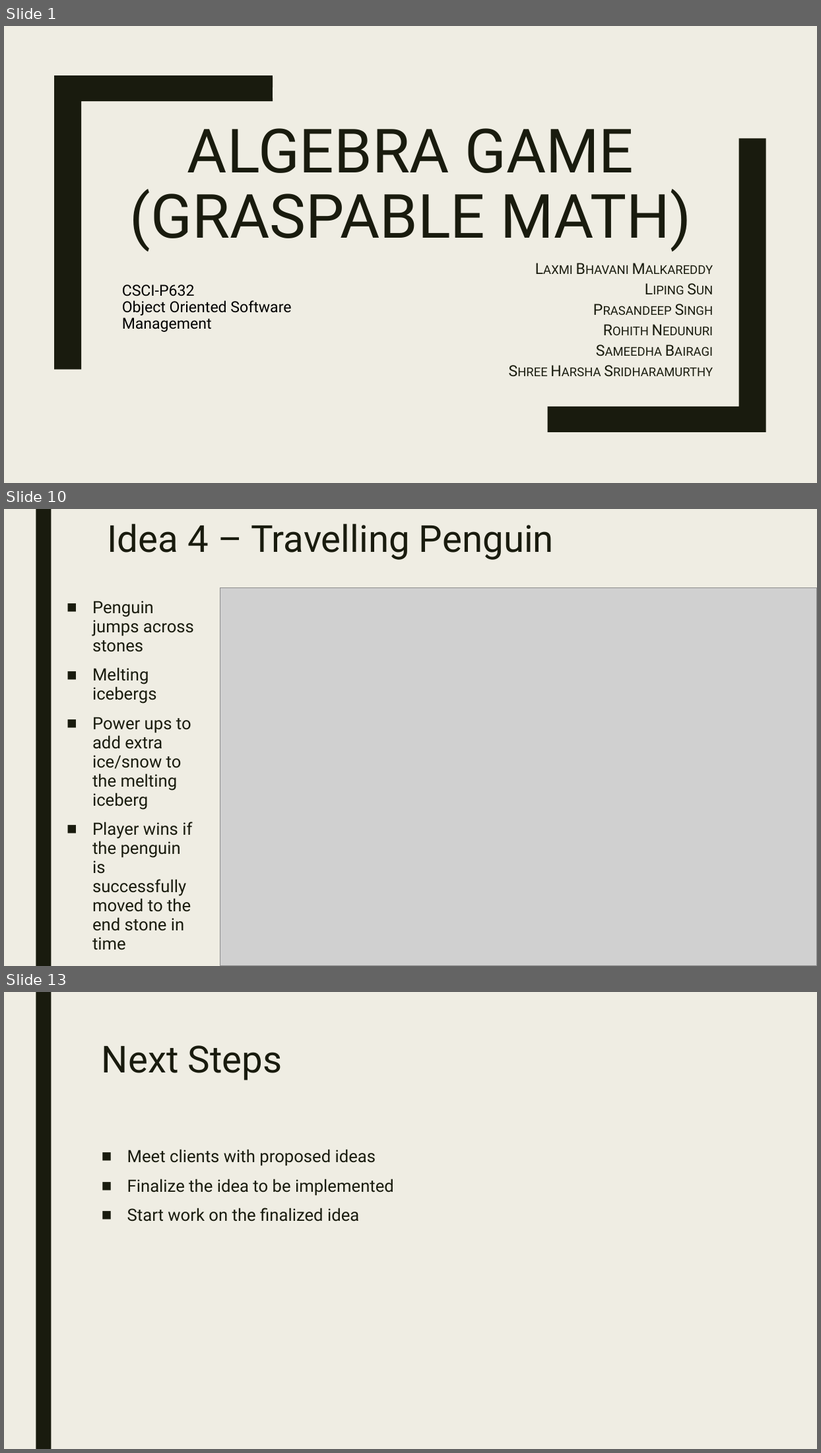
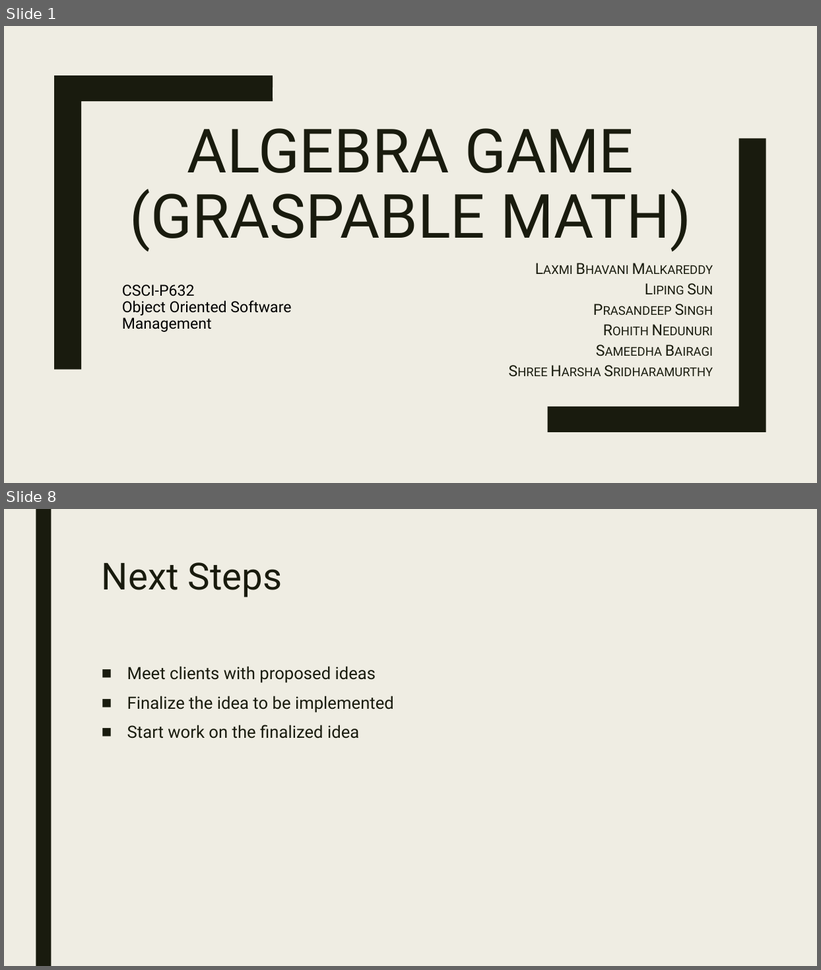
Before and after one commit to eweitnauer/gm-play-iub-2017, a slide deck: demo_1/docs/GM_One.pptx. Shown one above the other, each under a label of ours: slides 1, 10 and 13 before the commit, slides 1 and 8 after it; the slides between them are not shown. The pictures are 821x1453 and 821x970 pixels, drawn with LibreOffice and Linux fonts; fonts in the diff are those of the drawing; grey boxes stand for pictures. Boxes give left, top, right and bottom in pixels: in the first picture for what was removed or moved away, otherwise in the second. Text is boxed around its words. In the diff, an @@ line names an element or a change of style, - is before the commit and + after.

```diff
--- a/demo_1/docs/GM_One.pptx
+++ b/demo_1/docs/GM_One.pptx
@@ slide 10 removed at box(4, 509, 817, 966), background #EFEDE3; not listed: 1 template element that a slide beside it also shows @@
@@ text removed at box(108, 524, 554, 560) @@
-Idea 4 – Travelling Penguin
@@ picture removed at box(220, 588, 817, 966) @@
@@ text removed at box(92, 601, 194, 951) @@
-■ Penguin jumps across stones
-■ Melting icebergs
-■ Power ups to add extra ice/snow to the melting iceberg
-■ Player wins if the penguin is successfully moved to the end stone in time
@@ what was slide 13 is now slide 8 @@
```
Also in this commit, not shown: 3 slides changed, 4 slides added, 8 other slides removed, 3 other files.
